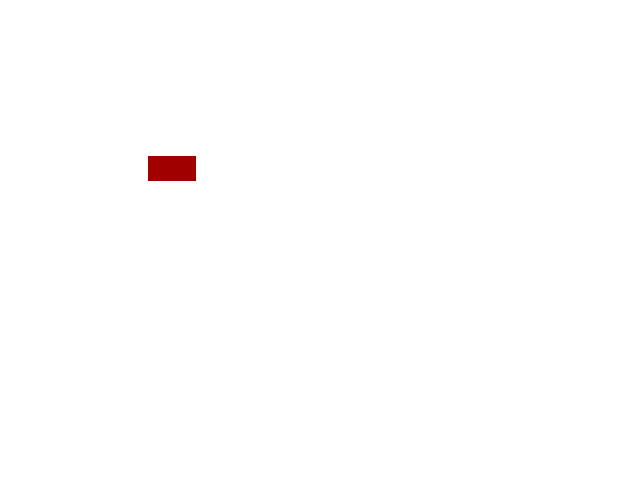
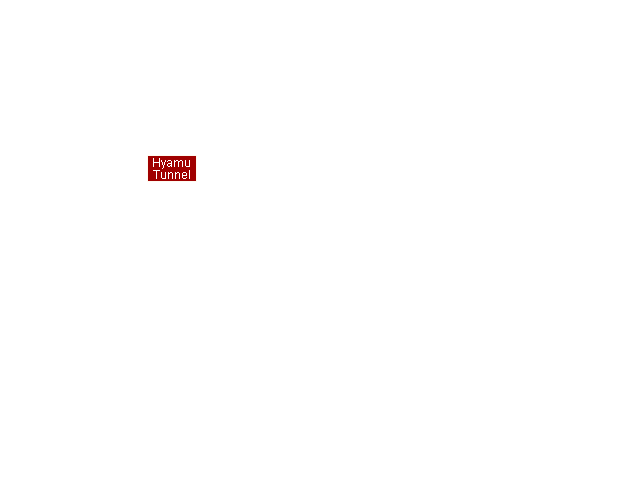
The second 640×480 image is a revision of the first. Changes to its layers:
added layer "Hyamu ..." above "Pasted Layer" over [153,158,190,179]
moved "tz中b22.png" below "Pasted Layer #1" over [153,158,190,179]
